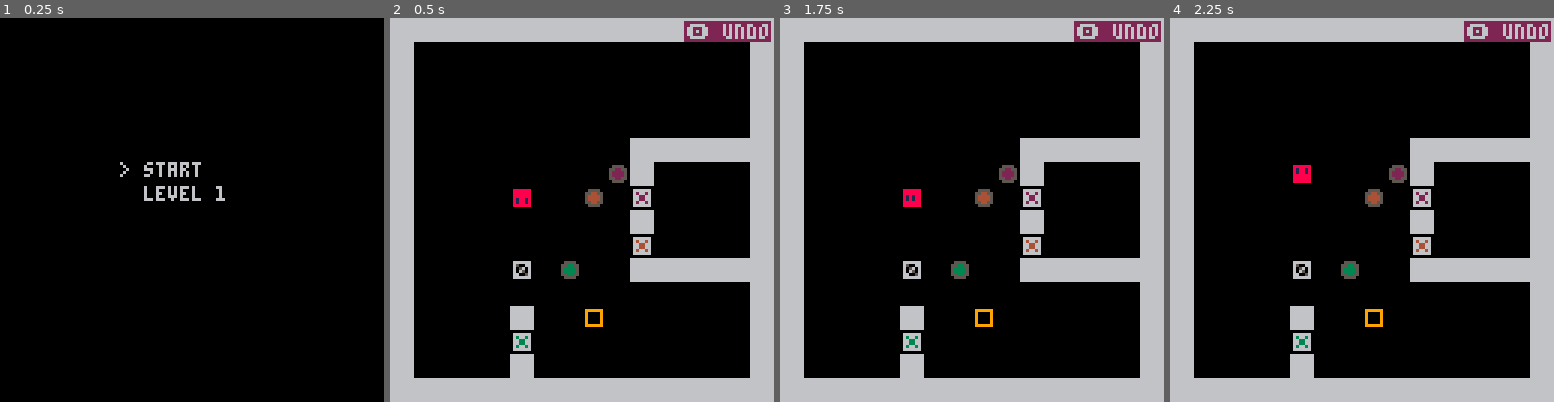
Above: before the commit, frames 1-4 (left to right).
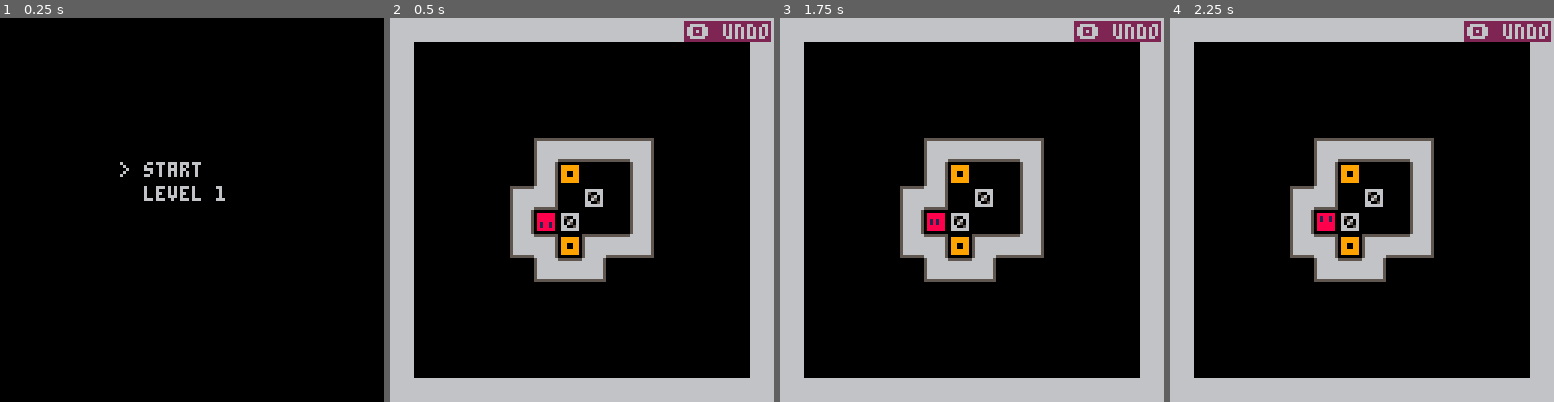
Above: after the commit, the same moments.

Repository: yuxiaomao/pico8-soko
Game: PICO-8 cartridge soko.p8
Same seed, same stepped clock (60 frames per second), same inputs: the game is played once before the commit and once after it.
Inputs:
- Up to frame 1 (0.25 s): no input
- Up to frame 2 (0.5 s): tap X (X key) at 0.33 s
- Up to frame 3 (1.75 s): tap O (Z key) at 0.7, 1.7 s; tap X (X key) at 1.07 s; hold Right from 1.6 s (still down)
- Up to frame 4 (2.25 s): tap X (X key) at 1.85 s; release Right at 2.1 s; tap O (Z key) at 2.1 s; hold Up from 2.15 s (still down)

Frame 1 is identical in both runs. In frame 2, 13% of the frame differs, in the area x 31-94%, y 31-94%; in frame 3, 13%; in frame 4, 13%.

Commit message:
Levels: add 2 true maps

Diff:
--- a/soko.p8
+++ b/soko.p8
@@ -1,8 +1,8 @@
 pico-8 cartridge // http://www.pico-8.com
 version 38
 __lua__
--- main
--- todo: add true maps
+-- soko
+-- by ymao
 
 -- sprite flags:
 --   usr: 0-usr
@@ -22,7 +22,6 @@
 --   mn: menu
 --   clv: current level
 
--- functions
 function _init()
   extcmd("set_title","soko")
   _initmenu()
@@ -430,7 +429,7 @@
     itm={"start", "level 1"},
     pos={x=5,y=5},
     sel=1,
-    lvmax=5,
+    lvmax=3,
     lv=1,
     updated=2, -- 0-no 1-yes 2-forceredrawall
   }
@@ -538,27 +537,28 @@
 
 
 __gff__
-0002040002000000000000000000000008000000000000000000000000000000010101010000000000000000000000001020201020201020200000000000000000000000000000000000000000000000000000000000000000000000000000000000000000000000000000000000000000000000000000000000000000000000
+0002040002020202020202000000000008000000000202020202020000000000010101010002020202020200000000001020201020201020200000000000000000000000000000000000000000000000000000000000000000000000000000000000000000000000000000000000000000000000000000000000000000000000
 0000000000000000000000000000000000000000000000000000000000000000000000000000000000000000000000000000000000000000000000000000000000000000000000000000000000000000000000000000000000000000000000000000000000000000000000000000000000000000000000000000000000000000
 __map__
-0101010101010101010101010101010104040404040404040404040404040404010101010101010101010101010101010404040404040404040404040404040401010101010101010101010101010101000000000000000000000000000000000000000000000000000000000000000000000000000000000000000000000000
-0100000000000000000000000000000104000000000000000000000000000004010000000000000000000000000000010400000000000000000000000000000401000000000000000000000000000001000000000000000000000000000000000000000000000000000000000000000000000000000000000000000000000000
-0100000000000000000000000000000104000000000000000000000000000004010000000000000000000000000000010400000000000000000000000000000401000000000000000000000000000001000000000000000000000000000000000000000000000000000000000000000000000000000000000000000000000000
-0100000000000000000000000000000104000000000000000000000000000004010000200000000000000000000000010400000000000000000000000020000401000000000000000000000000000001000000000000000000000000000000000000000000000000000000000000000000000000000000000000000000000000
-0100000000000000000000000000000104000000000000000000000000000004010000000000000000000000000000010400000000000000000000000000000401000000000000000000000000000001000000000000000000000000000000000000000000000000000000000000000000000000000000000000000000000000
-0100000000000000000001010101010104000010000000000000000000000004010000000000001000000000000000010400000000020000000000000000000401000000000000101000100000000001000000000000000000000000000000000000000000000000000000000000000000000000000000000000000000000000
-0100000000000000003601000000000104000000000000000000000000000004010000000000000000000000000000010400000000000000020000000000000401000000000010000000000000000001000000000000000000000000000000000000000000000000000000000000000000000000000000000000000000000000
-0100000000230000330037000000000104000000000000000000000000000004010000000000000000100000000000010400000000000000000000000000000401000010000000000000000000000001000000000000000000000000000000000000000000000000000000000000000000000000000000000000000000000000
-0100000000000000000001000000000104000000000000000000000200000004010000000000000000000000000000010400000000000000000200000000000401000000000000000000000000000001000000000000000000000000000000000000000000000000000000000000000000000000000000000000000000000000
-0100000000000000000034000000000104000000000021000000000000000004010000000010000000000000000000010400000000100000000000000000000401000000000200000000000000000001000000000000000000000000000000000000000000000000000000000000000000000000000000000000000000000000
-0100000000100030000001010101010104000000000000000000000000000004010000000000000000000000020000010400000000000010000000000000000401000000000000000000000000000001000000000000000000000000000000000000000000000000000000000000000000000000000000000000000000000000
-0100000000000000000000000000000104000000000000000000000000000004010000000002000002000000000000010400000000000000100000000000000401000000000000000000000000000001000000000000000000000000000000000000000000000000000000000000000000000000000000000000000000000000
-0100000000010000020000000000000104000010000000000000020000000004010000000000000000000000000000010400000000020000000000000000000401000000000000000000000000000001000000000000000000000000000000000000000000000000000000000000000000000000000000000000000000000000
-0100000000310000000000000000000104000000000000000000000000000004010000000000000000000000000000010400000000000000100000000000000401000020000000000000000000000001000000000000000000000000000000000000000000000000000000000000000000000000000000000000000000000000
-0100000000010000000000000000000104000000000000000000000000000004010000000000000000000000000000010400000000000000000000000000000401000000000000000000000000000001000000000000000000000000000000000000000000000000000000000000000000000000000000000000000000000000
-0101010101010101010101010101010104040404040404040404040404040404010101010101010101010101010101010404040404040404040404040404040401010101010101010101010101010101000000000000000000000000000000000000000000000000000000000000000000000000000000000000000000000000
-…(5 lines of a section not shown)…
+0101010101010101010101010101010104040404040404040404040404040404010101010101010101010101010101010404040404040404040404040404040401010101010101010101010101010101040404040404040404040404040404040101010101010101010101010101010104040404040404040404040404040404
+0100000000000000000000000000000104000000000000000000000000000004010000000000000000000000010000010400000000000000000000000000000401000000000000000000000000000001040000000000000000000000000000040100000000000000000000000000000104000000000000000000000000000004
+0100000000000000000000000000000104000000000000000000000000000004010000000000000000000000010000010400000000000000000000000000000401000000000000000000000000000001040000000000000000000000000000040100000000000000000000000000000104000000000000000000000000000004
+0100000000000000000000000000000104000000150707070707070716000004010000000000020000000000010000010400000000000000000000000000000401000000000000000000000000000001040000000000000000000000000000040100000000000000000000000000000104000000000000000000000000000004
+0100000000000000000000000000000104000000193300003400000019000004010000000000000000003000310000010400000000000000000000000000000401000000000000000000000000000001040000000000000000000000000000040100000000000000000000000000000104000000000000000000000000000004
+0100000000001507070716000000000104000000190010000900001019000004010000100000000000000000010000010400000000000000000000000000000401000000000000000000000000000001040000000000000000000000000000040100000000000000000000000000000104000000000000000000000000000004
+0100000000001902000019000000000104000000190023002507080219000004010000100000000000000000010101010400000000000000000000000000000401000000000000000000000000000001040000000000000000000000000000040100000000000000000000000000000104000000000000000000000000000004
+0100000000152600100019000000000104000000190000003000310019000004010000100023000000000000010000010400000000000000000000000000000401000000000000000000000000000001040000000000000000000000000000040100000000000000000000000000000104000000000000000000000000000004
+0100000000192310000019000000000104000000170831061807070726000004010000100000000000003300340000010400000000000000000000000000000401000000000000000000000000000001040000000000000000000000000000040100000000000000000000000000000104000000000000000000000000000004
+0100000000251602150726000000000104000000190010001900000000000004010000100000000000000000010000010400000000000000000000000000000401000000000000000000000000000001040000000000000000000000000000040100000000000000000000000000000104000000000000000000000000000004
+0100000000002507260000000000000104000000190000001900000000000004010000000000000000000000010101010400000000000000000000000000000401000000000000000000000000000001040000000000000000000000000000040100000000000000000000000000000104000000000000000000000000000004
+0100000000000000000000000000000104000000190000001900000000000004010000000000000000003600370000010400000000000000000000000000000401000000000000000000000000000001040000000000000000000000000000040100000000000000000000000000000104000000000000000000000000000004
+0100000000000000000000000000000104000000250707072600000000000004010000000000020000000000010000010400000000000000000000000000000401000000000000000000000000000001040000000000000000000000000000040100000000000000000000000000000104000000000000000000000000000004
+0100000000000000000000000000000104000000000000000000000000000004010000000000000000000000010000010400000000000000000000000000000401000000000000000000000000000001040000000000000000000000000000040100000000000000000000000000000104000000000000000000000000000004
+0100000000000000000000000000000104000000000000000000000000000004010000000000000000000000010000010400000000000000000000000000000401000000000000000000000000000001040000000000000000000000000000040100000000000000000000000000000104000000000000000000000000000004
+0101010101010101010101010101010104040404040404040404040404040404010101010101010101010101010101010404040404040404040404040404040401010101010101010101010101010101040404040404040404040404040404040101010101010101010101010101010104040404040404040404040404040404
+0404040404040404040404040404040401010101010101010101010101010101040404040404040404040404040404040101010101010101010101010101010104040404040404040404040404040404010101010101010101010101010101010404040404040404040404040404040401010101010101010101010101010101
+…(5 lines of a section not shown)…
Not shown, changed: 24 lines of the sprite sheet (__gfx__) section of soko.p8
Not shown, changed: README.md
